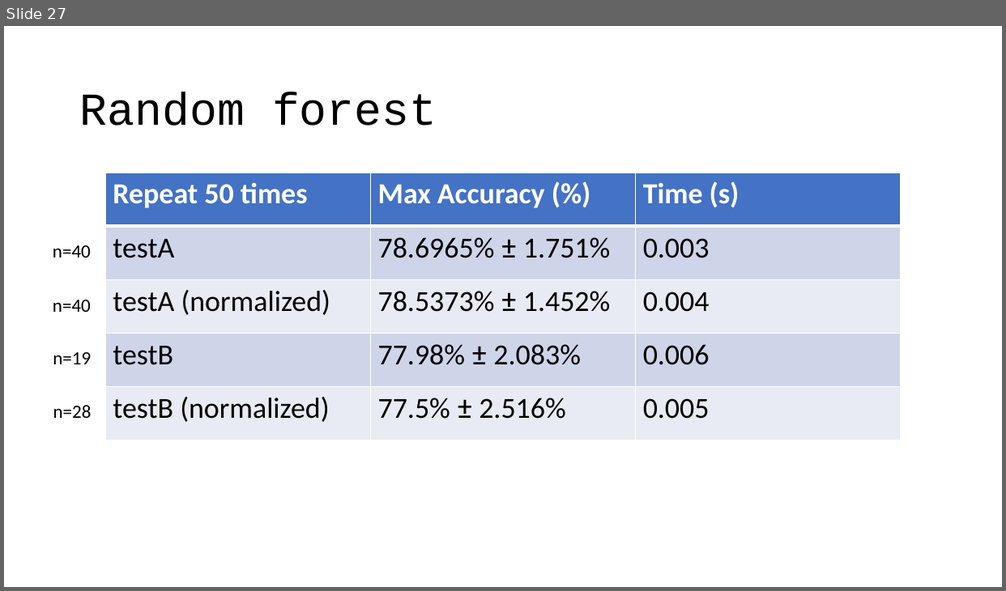
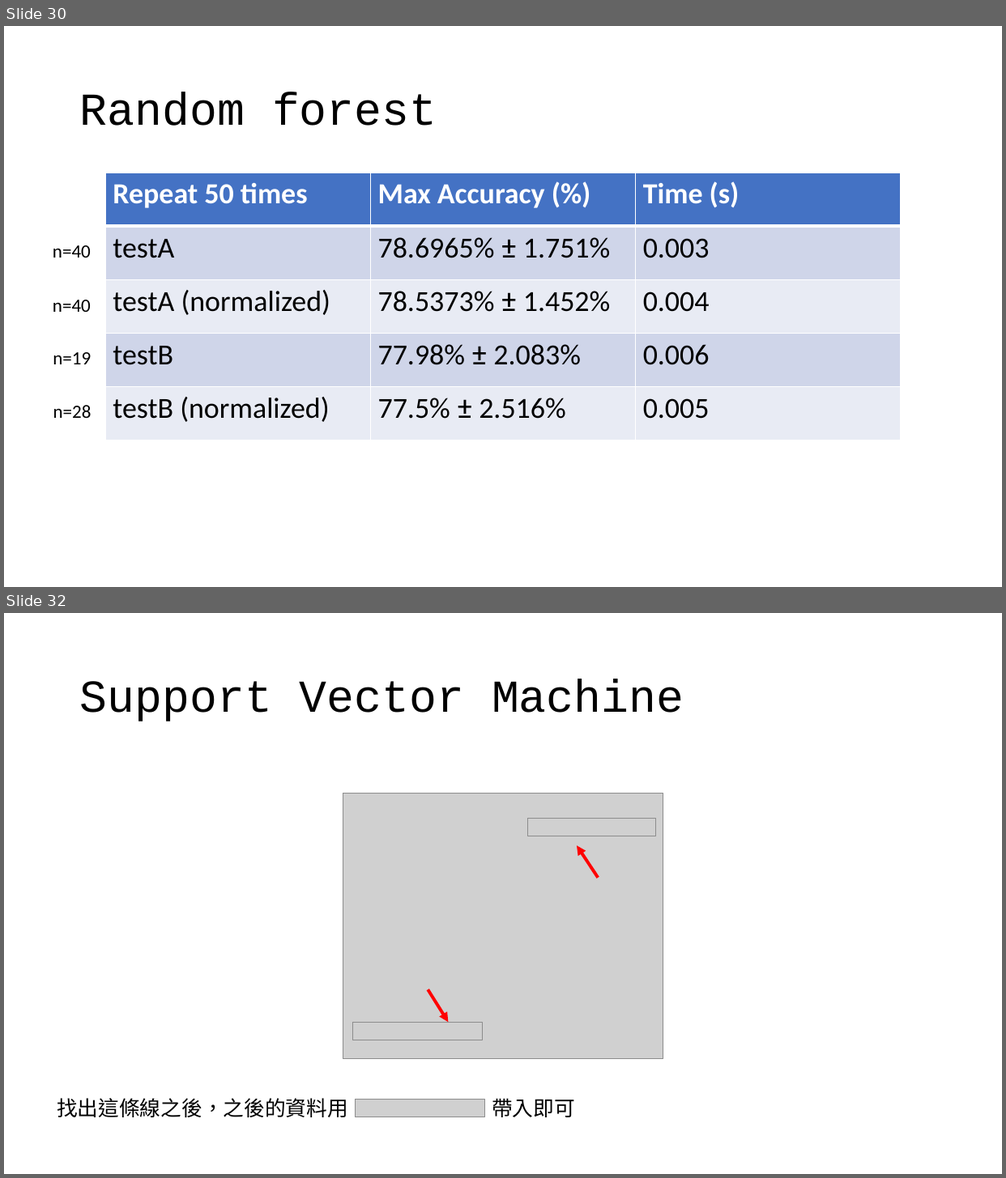
Before and after one commit to OEmiliatanO/CSE_data_mining, a slide deck: hw1/ppt/第八組.pptx. Shown one above the other, each under a label of ours: slide 27 before the commit, slides 30 and 32 after it; the slides between them are not shown. The pictures are 1006x591 and 1006x1178 pixels, drawn with LibreOffice and Linux fonts; fonts in the diff are those of the drawing; grey boxes stand for pictures. Boxes give left, top, right and bottom in pixels: in the first picture for what was removed or moved away, otherwise in the second. Text is boxed around its words. In the diff, an @@ line names an element or a change of style, - is before the commit and + after.

```diff
--- a/hw1/ppt/第八組.pptx
+++ b/hw1/ppt/第八組.pptx
@@ slide 32 added at (4, 613, 1002, 1174), background #FFFFFF @@
@@ title added at (80, 679, 684, 722), 44 pt, text #000000 @@
+Support Vector Machine
@@ picture added at (343, 794, 663, 1059) @@
@@ picture added at (527, 818, 656, 836) @@
@@ arrow added from (598, 878) to (577, 845), #FF0000 3 pt @@
@@ arrow added from (428, 990) to (448, 1023), #FF0000 3 pt @@
@@ picture added at (353, 1023, 483, 1041) @@
@@ text added at (57, 1098, 348, 1118), 20 pt, text #000000 @@
+找出這條線之後，之後的資料用
@@ text added at (492, 1098, 575, 1118), 20 pt, text #000000 @@
+帶入即可
@@ picture added at (355, 1099, 484, 1117) @@
@@ what was slide 27 is now slide 30 @@
```
Also in this commit, not shown: 13 other slides added.
